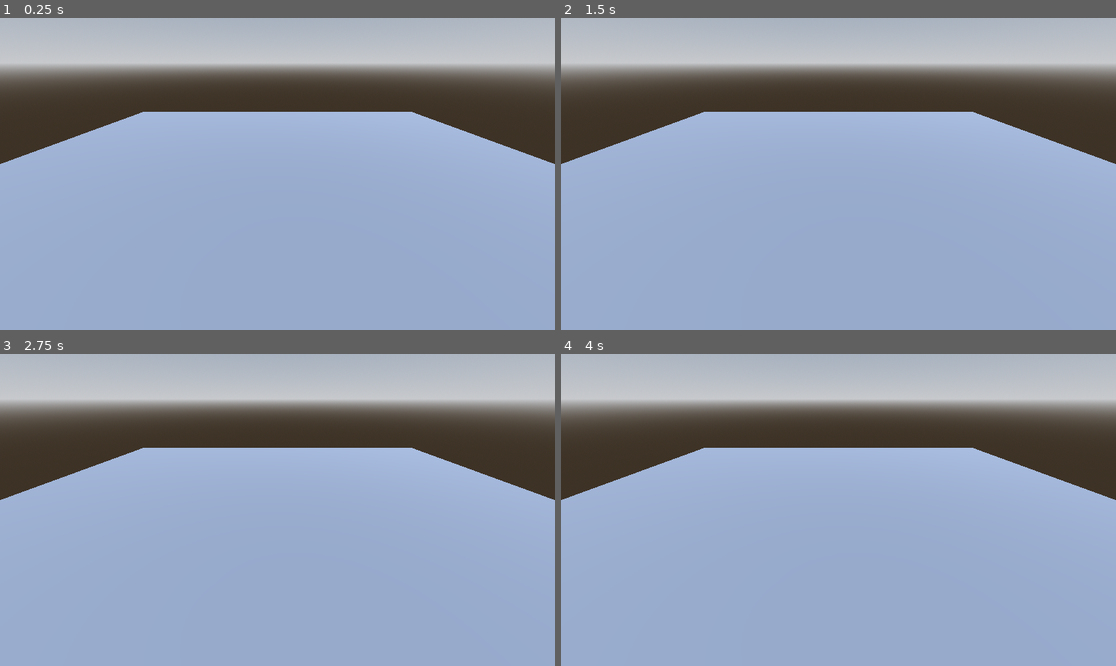
Above: before the commit, frames 1-4 (two rows, left to right).
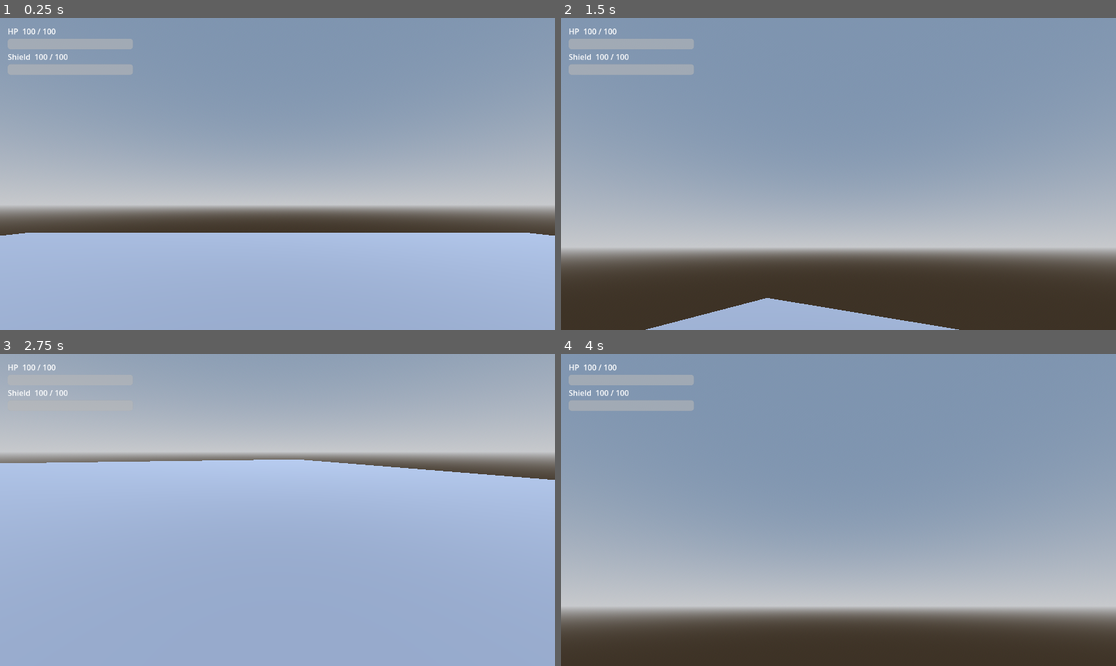
Above: after the commit, the same moments.

Repository: vasilisbit/The_Risen
Game: Godot game, scene res://scenes/hub/hub.tscn
The game is run twice, just before and just after one commit, with the same random seed, the same clock (stepped at 60 frames per second) and the same inputs.
Inputs (mouse positions are in pixels of both pictures, inside the frame that each line leads up to):
- Up to frame 1 (0.25 s): no input
- Up to frame 2 (1.5 s): tap Enter at 0.5 s; move the mouse to (960, 158) at 0.52 s; hold D (move_right, bound only after the commit) 0.53-1.25 s; hold Shift (sprint, bound only after the commit) 0.53-1.25 s; click (960, 158) at 0.67 s; tap Space (jump, bound only after the commit) at 0.77, 0.8, 1.07 s; drag from (727, 189) to (810, 236) at 1.27 s
- Up to frame 3 (2.75 s): tap Space (jump, bound only after the commit) at 2, 2.3 s; move the mouse to (333, 441) at 2.02 s; hold D (move_right, bound only after the commit) from 2.03 s (still down); hold Shift (sprint, bound only after the commit) from 2.03 s (still down); click (333, 441) at 2.17 s
- Up to frame 4 (4 s): release D (move_right, bound only after the commit) at 2.75 s; release Shift (sprint, bound only after the commit) at 2.75 s; drag from (810, 572) to (672, 463) at 2.77 s; tap Enter at 3.5 s; move the mouse to (1005, 556) at 3.52 s; hold A (move_left, bound only after the commit) from 3.53 s (still down); tap Space (jump, bound only after the commit) at 3.6, 3.77 s; click (1005, 556) at 3.67 s

The runs differ from the first frame. In frame 1, 60% of the frame differs, in the area x 0-100%, y 0-72%; in frame 2, 83%; in frame 3, 35%; in frame 4, 83%, in the area x 0-100%, y 0-100%.

Commit message:
feat(t-0002): Add Guardian player character
scenes/player/guardian.tscn (class_name Guardian, CharacterBody3D +
SpringArm3D + Camera3D third-person rig): WASD move 6.0 m/s, sprint 9.0 m/s,
jump 5.0 m (v = sqrt(2*g*h)), mouse-look with pitch clamp, capsule placeholder
mesh. Shield system: 100 HP, 3s no-damage delay, then 25/s recharge; damage
absorbed by shield first, overflow to health. Debug HUD (CanvasLayer) with
live HP/Shield bars wired to the character's signals. Input actions
(move_*/jump/sprint/debug_damage) added to project.godot. Values from TDD §4.1.

Instanced the Guardian into the hub at PlayerSpawn (removed the T-0001
placeholder camera) so the hub is now playable.

Verified via game_eval: spawns on floor (y=0), speeds/jump exact, shield
absorb 30->70 (HUD synced), recharge +25/s, overflow 20 shield + 50 dmg ->
health 70. Headless import clean (exit 0).

Diff:
--- a/project.godot
+++ b/project.godot
@@ -23,3 +23,41 @@
 [editor_plugins]
 
 enabled=PackedStringArray("res://addons/godot_ai/plugin.cfg")
+
+[input]
+
+move_forward={
+"deadzone": 0.5,
+"events": [Object(InputEventKey,"resource_local_to_scene":false,"resource_name":"","device":-1,"window_id":0,"alt_pressed":false,"shift_pressed":false,"ctrl_pressed":false,"meta_pressed":false,"pressed":false,"keycode":87,"physical_keycode":0,"key_label":0,"unicode":0,"location":0,"echo":false,"script":null)
+]
+}
+move_back={
+"deadzone": 0.5,
+"events": [Object(InputEventKey,"resource_local_to_scene":false,"resource_name":"","device":-1,"window_id":0,"alt_pressed":false,"shift_pressed":false,"ctrl_pressed":false,"meta_pressed":false,"pressed":false,"keycode":83,"physical_keycode":0,"key_label":0,"unicode":0,"location":0,"echo":false,"script":null)
+]
+}
+move_left={
+"deadzone": 0.5,
+"events": [Object(InputEventKey,"resource_local_to_scene":false,"resource_name":"","device":-1,"window_id":0,"alt_pressed":false,"shift_pressed":false,"ctrl_pressed":false,"meta_pressed":false,"pressed":false,"keycode":65,"physical_keycode":0,"key_label":0,"unicode":0,"location":0,"echo":false,"script":null)
+]
+}
+move_right={
+"deadzone": 0.5,
+"events": [Object(InputEventKey,"resource_local_to_scene":false,"resource_name":"","device":-1,"window_id":0,"alt_pressed":false,"shift_pressed":false,"ctrl_pressed":false,"meta_pressed":false,"pressed":false,"keycode":68,"physical_keycode":0,"key_label":0,"unicode":0,"location":0,"echo":false,"script":null)
+]
+}
+jump={
+"deadzone": 0.5,
+"events": [Object(InputEventKey,"resource_local_to_scene":false,"resource_name":"","device":-1,"window_id":0,"alt_pressed":false,"shift_pressed":false,"ctrl_pressed":false,"meta_pressed":false,"pressed":false,"keycode":32,"physical_keycode":0,"key_label":0,"unicode":0,"location":0,"echo":false,"script":null)
+]
+}
+sprint={
+"deadzone": 0.5,
+"events": [Object(InputEventKey,"resource_local_to_scene":false,"resource_name":"","device":-1,"window_id":0,"alt_pressed":false,"shift_pressed":false,"ctrl_pressed":false,"meta_pressed":false,"pressed":false,"keycode":4194325,"physical_keycode":0,"key_label":0,"unicode":0,"location":0,"echo":false,"script":null)
+]
+}
+debug_damage={
+"deadzone": 0.5,
+"events": [Object(InputEventKey,"resource_local_to_scene":false,"resource_name":"","device":-1,"window_id":0,"alt_pressed":false,"shift_pressed":false,"ctrl_pressed":false,"meta_pressed":false,"pressed":false,"keycode":70,"physical_keycode":0,"key_label":0,"unicode":0,"location":0,"echo":false,"script":null)
+]
+}
--- a/scenes/hub/hub.tscn
+++ b/scenes/hub/hub.tscn
@@ -1,4 +1,6 @@
 [gd_scene format=3 uid="uid://co1s7prbdr6vw"]
+
+[ext_resource type="PackedScene" uid="uid://b88q4r73j0x27" path="res://scenes/player/guardian.tscn" id="1_abcyb"]
 
 [sub_resource type="StandardMaterial3D" id="StandardMaterial3D_2dud7"]
 albedo_color = Color(0.32, 0.34, 0.38, 1)
@@ -43,6 +45,5 @@
 [node name="WorldEnvironment" type="WorldEnvironment" parent="." unique_id=630885685]
 environment = SubResource("Environment_ursuo")
 
-[node name="Camera3D" type="Camera3D" parent="." unique_id=372849972]
-transform = Transform3D(1, 0, 0, 0, 0.87758255, 0.47942555, 0, -0.47942555, 0.87758255, 0, 8, 14)
-current = true
+[node name="Guardian" parent="." unique_id=1754395905 instance=ExtResource("1_abcyb")]
+transform = Transform3D(1, 0, 0, 0, 1, 0, 0, 0, 1, 0, 1, 0)
--- /dev/null
+++ b/scenes/player/guardian.tscn
@@ -0,0 +1,72 @@
+[gd_scene format=3 uid="uid://b88q4r73j0x27"]
+
+[ext_resource type="Script" uid="uid://l7ec6tmmmqg5" path="res://scripts/guardian.gd" id="1_6cu61"]
+[ext_resource type="Script" uid="uid://ce0bx76alqjv5" path="res://scripts/debug_hud.gd" id="2_7yqv1"]
+
+[sub_resource type="CapsuleShape3D" id="CapsuleShape3D_gmxg0"]
+radius = 0.4
+height = 1.8
+
+[sub_resource type="StandardMaterial3D" id="StandardMaterial3D_6t5an"]
+albedo_color = Color(0.18, 0.45, 0.72, 1)
+metallic = 0.1
+roughness = 0.6
+
+[sub_resource type="CapsuleMesh" id="CapsuleMesh_3sear"]
+radius = 0.4
+height = 1.8
+
+[node name="Guardian" type="CharacterBody3D" unique_id=1754395905]
+script = ExtResource("1_6cu61")
+
+[node name="CollisionShape3D" type="CollisionShape3D" parent="." unique_id=1958965474]
+transform = Transform3D(1, 0, 0, 0, 1, 0, 0, 0, 1, 0, 0.9, 0)
+shape = SubResource("CapsuleShape3D_gmxg0")
+
+[node name="Mesh" type="MeshInstance3D" parent="." unique_id=1023509262]
+transform = Transform3D(1, 0, 0, 0, 1, 0, 0, 0, 1, 0, 0.9, 0)
+material_override = SubResource("StandardMaterial3D_6t5an")
+mesh = SubResource("CapsuleMesh_3sear")
+
+[node name="SpringArm3D" type="SpringArm3D" parent="." unique_id=1270346504]
+transform = Transform3D(-1, 1.3064297e-08, -8.644111e-08, 0, 0.9887711, 0.14943814, 8.742278e-08, 0.14943814, -0.9887711, 0, 1.5, 0)
+spring_length = 4.0
+
+[node name="Camera3D" type="Camera3D" parent="SpringArm3D" unique_id=174760006]
+transform = Transform3D(-1, 0, -8.742278e-08, 0, 1, 0, 8.742278e-08, 0, -1, 0, 0, 0)
+current = true
+
+[node name="DebugHUD" type="CanvasLayer" parent="." unique_id=499894332]
+script = ExtResource("2_7yqv1")
+
+[node name="Root" type="Control" parent="DebugHUD" unique_id=1006365474]
+layout_mode = 3
+anchors_preset = 0
+
+[node name="Bars" type="VBoxContainer" parent="DebugHUD/Root" unique_id=767227804]
+custom_minimum_size = Vector2(260, 0)
+layout_mode = 0
+offset_left = 16.0
+offset_top = 16.0
+offset_right = 20.0
+offset_bottom = 128.0
+
+[node name="HealthLabel" type="Label" parent="DebugHUD/Root/Bars" unique_id=716019662]
+layout_mode = 2
+text = "HP  100 / 100"
+
+[node name="HealthBar" type="ProgressBar" parent="DebugHUD/Root/Bars" unique_id=2132206062]
+custom_minimum_size = Vector2(240, 22)
+layout_mode = 2
+value = 100.0
+show_percentage = false
+
+[node name="ShieldLabel" type="Label" parent="DebugHUD/Root/Bars" unique_id=1760870970]
+layout_mode = 2
+text = "Shield  100 / 100"
+
+[node name="ShieldBar" type="ProgressBar" parent="DebugHUD/Root/Bars" unique_id=428732284]
+custom_minimum_size = Vector2(240, 22)
+layout_mode = 2
+value = 100.0
+show_percentage = false
--- /dev/null
+++ b/scripts/debug_hud.gd
@@ -0,0 +1,33 @@
+extends CanvasLayer
+## T-0002 debug HUD: live HP / Shield bars driven by the parent Guardian's
+## signals. Duck-typed on purpose so this stays decoupled from the Guardian
+## class and can be dropped under any node exposing the same signals.
+
+@onready var _health_bar: ProgressBar = $Root/Bars/HealthBar
+@onready var _shield_bar: ProgressBar = $Root/Bars/ShieldBar
+@onready var _health_label: Label = $Root/Bars/HealthLabel
+@onready var _shield_label: Label = $Root/Bars/ShieldLabel
+
+
+func _ready() -> void:
+	var source := get_parent()
+	if source == null or not source.has_signal("health_changed"):
+		push_warning("debug_hud: parent has no Guardian signals; bars stay static.")
+		return
+	source.health_changed.connect(_on_health_changed)
+	source.shield_changed.connect(_on_shield_changed)
+	# Prime the bars with current values.
+	_on_health_changed(source.health, source.MAX_HEALTH)
+	_on_shield_changed(source.shield, source.MAX_SHIELD)
+
+
+func _on_health_changed(current: float, maximum: float) -> void:
+	_health_bar.max_value = maximum
+	_health_bar.value = current
+	_health_label.text = "HP  %d / %d" % [roundi(current), roundi(maximum)]
+
+
+func _on_shield_changed(current: float, maximum: float) -> void:
+	_shield_bar.max_value = maximum
+	_shield_bar.value = current
+	_shield_label.text = "Shield  %d / %d" % [roundi(current), roundi(maximum)]
--- /dev/null
+++ b/scripts/guardian.gd
@@ -0,0 +1,113 @@
+class_name Guardian
+extends CharacterBody3D
+
+## Player character (The Risen).
+## Movement + shield tuning are ported verbatim from the archived UE prototype
+## and match TDD v2.0 §4.1 / GDD §2.1.
+
+# --- Movement tuning (TDD §4.1) ---
+const WALK_SPEED := 6.0          # m/s
+const SPRINT_SPEED := 9.0        # m/s
+const JUMP_HEIGHT := 5.0         # m (peak); jump velocity derived from gravity
+
+# --- Camera / look ---
+const MOUSE_SENSITIVITY := 0.003
+const PITCH_MIN := -1.2          # rad, look down limit
+const PITCH_MAX := 0.6           # rad, look up limit
+
+# --- Health / shield tuning (TDD §4.1) ---
+const MAX_HEALTH := 100.0
+const MAX_SHIELD := 100.0
+const SHIELD_RECHARGE_DELAY := 3.0   # s of no damage before recharge starts
+const SHIELD_RECHARGE_RATE := 25.0   # shield HP per second
+const DEBUG_DAMAGE_AMOUNT := 25.0    # applied by the "debug_damage" action
+
+signal health_changed(current: float, maximum: float)
+signal shield_changed(current: float, maximum: float)
+signal shield_depleted
+signal died
+
+@onready var _spring_arm: SpringArm3D = $SpringArm3D
+
+var health: float = MAX_HEALTH
+var shield: float = MAX_SHIELD
+
+var _time_since_damage: float = SHIELD_RECHARGE_DELAY
+var _gravity: float = ProjectSettings.get_setting("physics/3d/default_gravity", 9.8)
+
+
+func _ready() -> void:
+	Input.mouse_mode = Input.MOUSE_MODE_CAPTURED
+	# Stop the SpringArm3D from colliding with the player's own body.
+	_spring_arm.add_excluded_object(get_rid())
+	# TODO(T-0004): apply class stat modifiers from SaveManager at spawn.
+	health_changed.emit(health, MAX_HEALTH)
+	shield_changed.emit(shield, MAX_SHIELD)
+
+
+func _unhandled_input(event: InputEvent) -> void:
+	if event is InputEventMouseMotion and Input.mouse_mode == Input.MOUSE_MODE_CAPTURED:
+		var motion := event as InputEventMouseMotion
+		rotate_y(-motion.relative.x * MOUSE_SENSITIVITY)
+		_spring_arm.rotation.x = clampf(
+			_spring_arm.rotation.x - motion.relative.y * MOUSE_SENSITIVITY,
+			PITCH_MIN, PITCH_MAX)
+	elif event.is_action_pressed("ui_cancel"):
+		# Toggle mouse capture so the run can be inspected / closed.
+		Input.mouse_mode = (Input.MOUSE_MODE_VISIBLE
+			if Input.mouse_mode == Input.MOUSE_MODE_CAPTURED
+			else Input.MOUSE_MODE_CAPTURED)
+	elif event.is_action_pressed("debug_damage"):
+		take_damage(DEBUG_DAMAGE_AMOUNT)
+
+
+func _physics_process(delta: float) -> void:
+	if not is_on_floor():
+		velocity.y -= _gravity * delta
+
+	if Input.is_action_just_pressed("jump") and is_on_floor():
+		# v = sqrt(2 * g * h) reaches exactly JUMP_HEIGHT at apex.
+		velocity.y = sqrt(2.0 * _gravity * JUMP_HEIGHT)
+
+	var input_dir := Input.get_vector("move_left", "move_right", "move_forward", "move_back")
+	var direction := (transform.basis * Vector3(input_dir.x, 0.0, input_dir.y)).normalized()
+	var speed := SPRINT_SPEED if Input.is_action_pressed("sprint") else WALK_SPEED
+
+	if direction != Vector3.ZERO:
+		velocity.x = direction.x * speed
+		velocity.z = direction.z * speed
+	else:
+		velocity.x = move_toward(velocity.x, 0.0, speed)
+		velocity.z = move_toward(velocity.z, 0.0, speed)
+
+	move_and_slide()
+	_update_shield(delta)
+
+
+func _update_shield(delta: float) -> void:
+	_time_since_damage += delta
+	if shield < MAX_SHIELD and _time_since_damage >= SHIELD_RECHARGE_DELAY:
+		shield = minf(MAX_SHIELD, shield + SHIELD_RECHARGE_RATE * delta)
+		shield_changed.emit(shield, MAX_SHIELD)
+
+
+## Apply incoming damage: shield absorbs first, overflow hits health.
+## Resets the shield recharge delay.
+func take_damage(amount: float) -> void:
+	if amount <= 0.0:
+		return
+	_time_since_damage = 0.0
+
+	if shield > 0.0:
+		var absorbed := minf(shield, amount)
+		shield -= absorbed
+		amount -= absorbed
+		shield_changed.emit(shield, MAX_SHIELD)
+		if shield <= 0.0:
+			shield_depleted.emit()
+
+	if amount > 0.0:
+		health = maxf(0.0, health - amount)
+		health_changed.emit(health, MAX_HEALTH)
+		if health <= 0.0:
+			died.emit()
Not shown, added: scripts/debug_hud.gd.uid
Not shown, added: scripts/guardian.gd.uid
